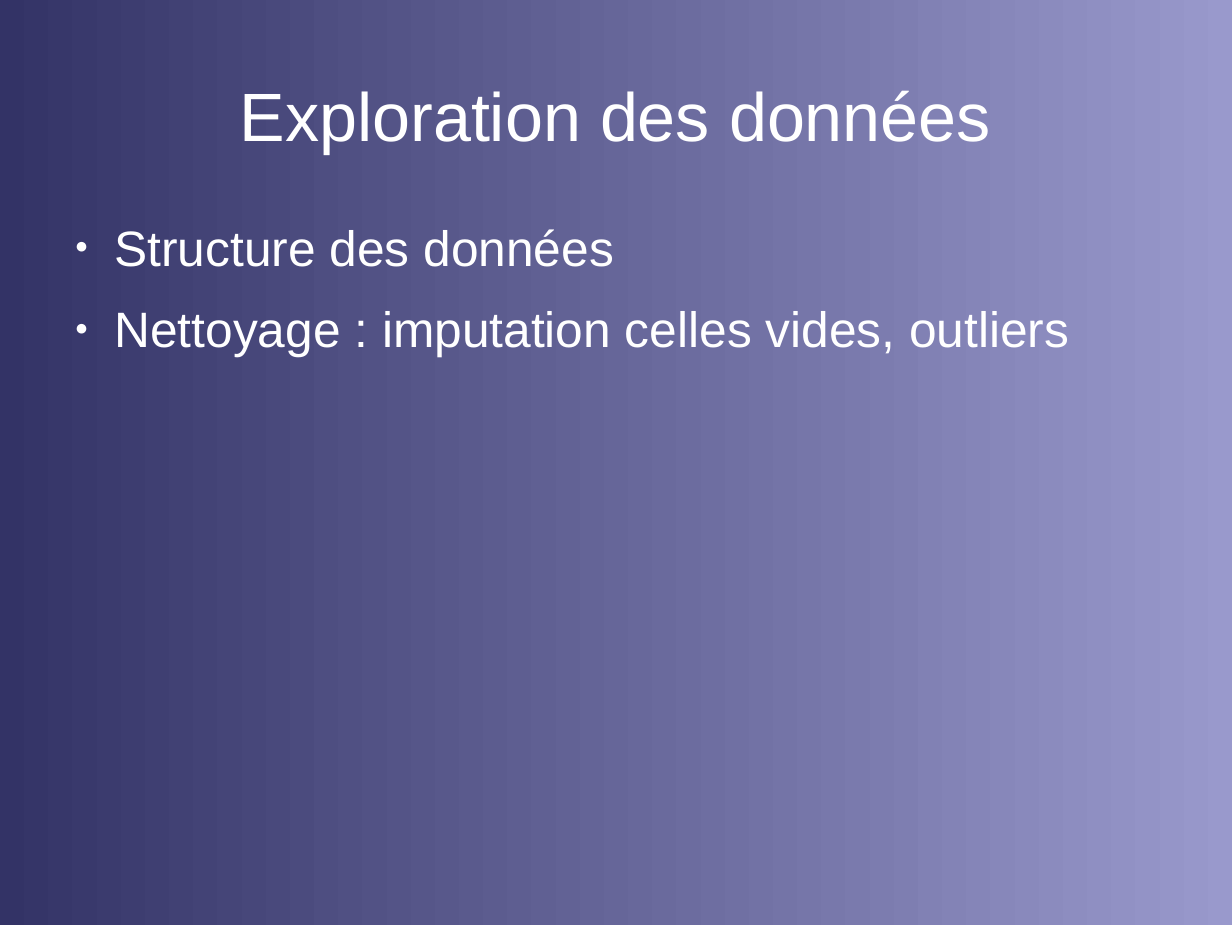
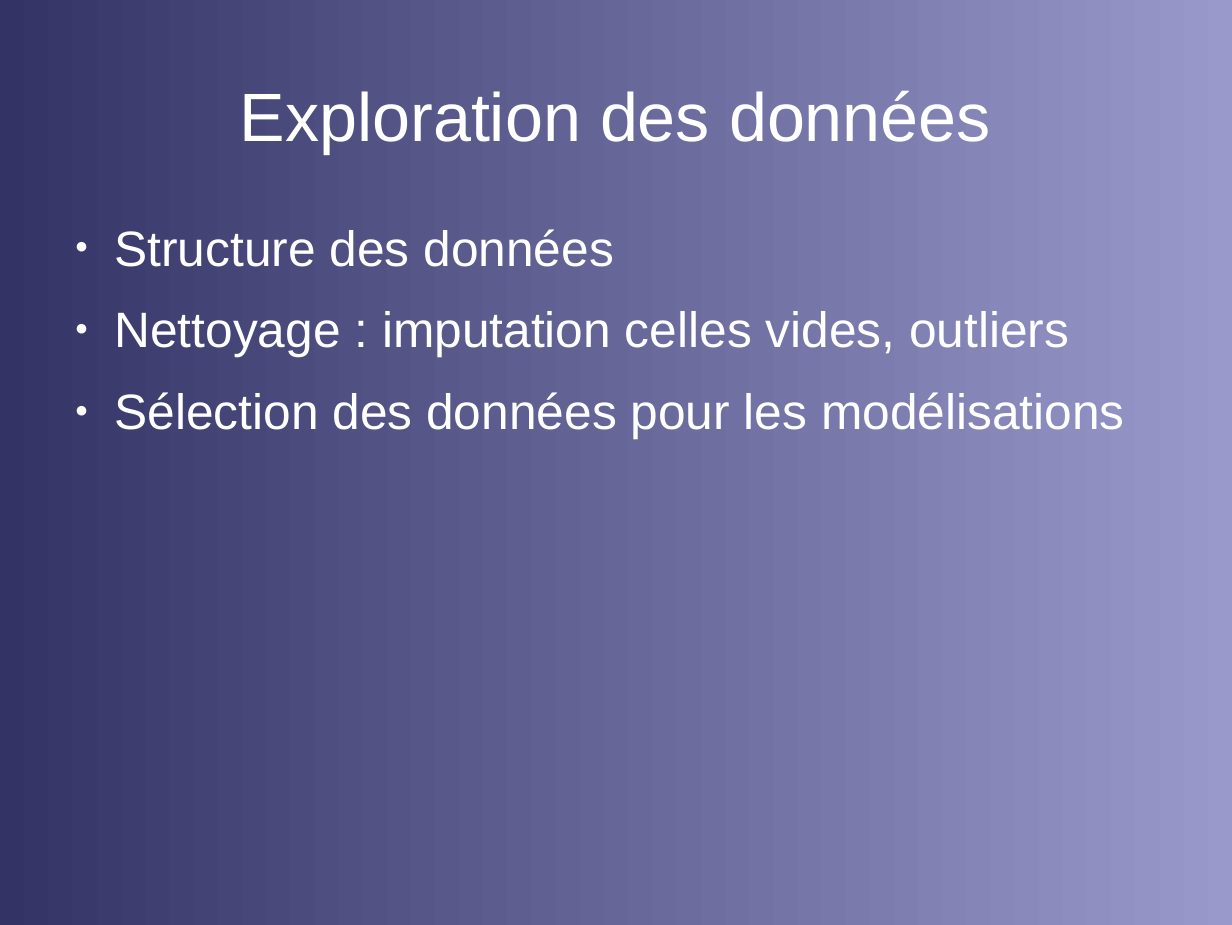
Before and after one commit to opsabarsec/African-soil-chemistry, a slide deck: slide 4 of documents/P7_presentation.odp. Drawn at 1232x925 pixels with LibreOffice and Linux fonts; fonts in the diff are those of the drawing. Boxes give left, top, right and bottom in pixels: in the first picture for what was removed or moved away, otherwise in the second. Text is boxed around its words. In the diff, an @@ line names an element or a change of style, - is before the commit and + after.

```diff
--- a/documents/P7_presentation.odp
+++ b/documents/P7_presentation.odp
@@ text at [114, 392, 1125, 438]: paragraph added @@
+● Sélection des données pour les modélisations
```
Also in this commit, not shown: 2 other slides changed, 6 slides added, 2 slides removed, 3 other files.
